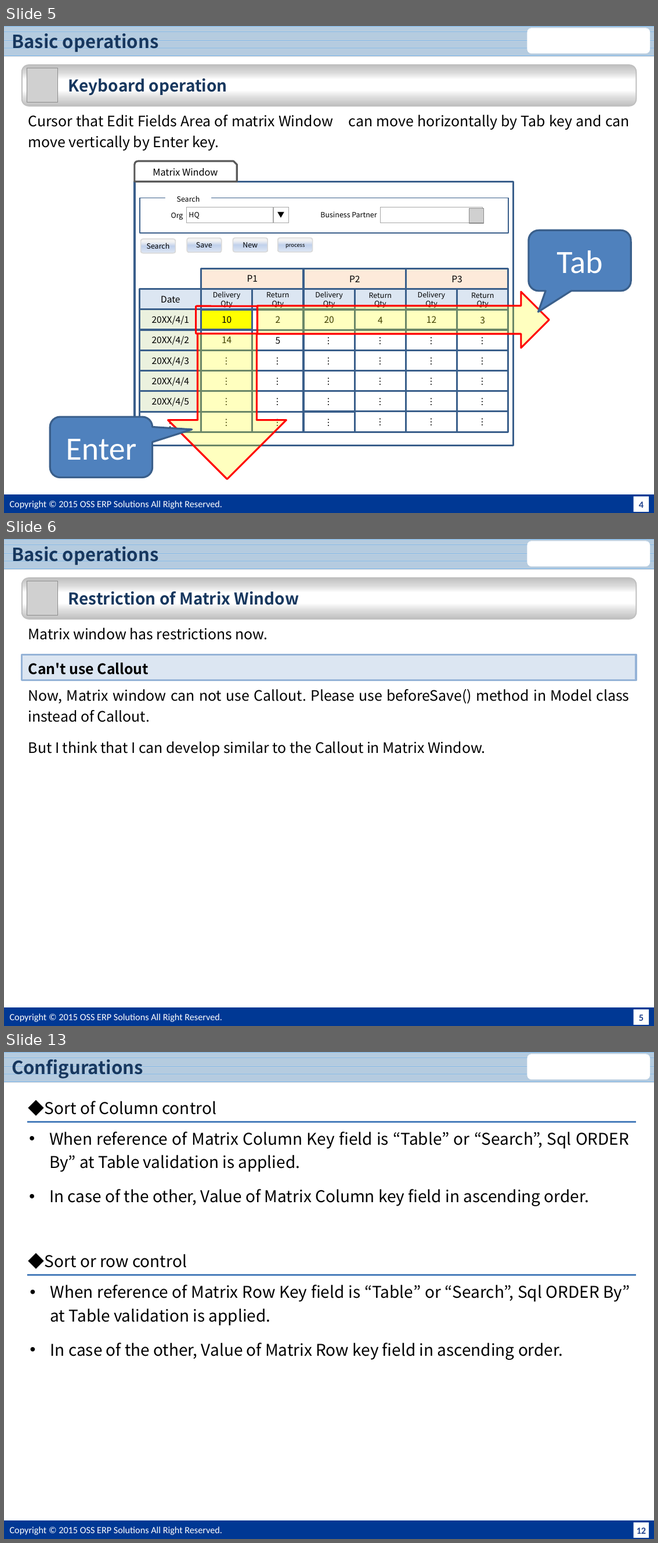
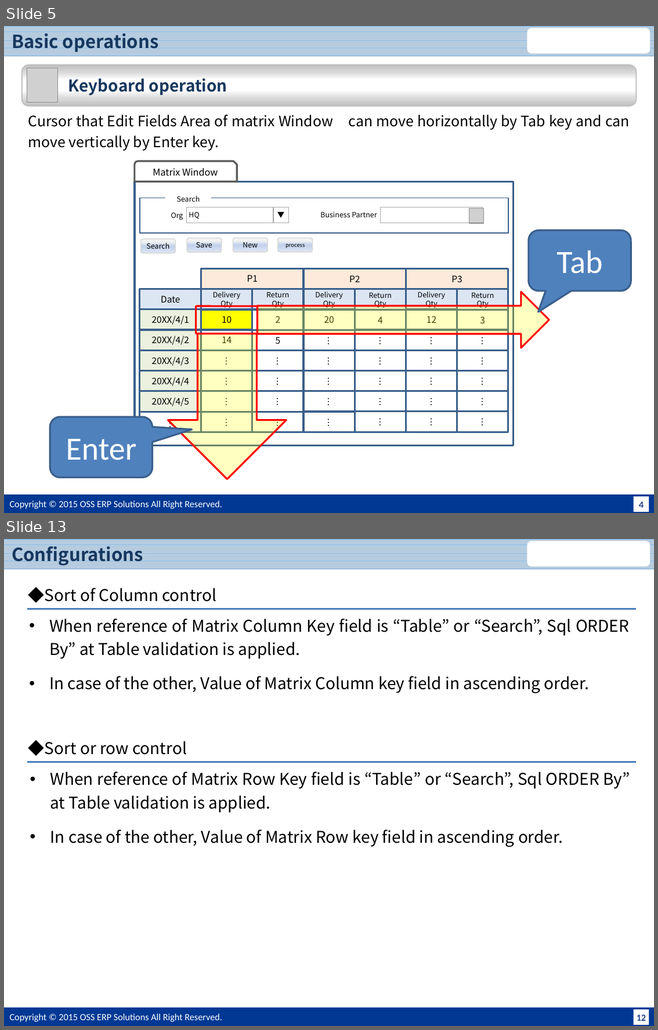
Before and after one commit to JPiere/jpiere.plugin.webui.matrixwindow, a slide deck: Doc/JPIERE-0098_MatrixWindow.pptx. Shown one above the other, each under a label of ours: slides 5, 6 and 13 before the commit, slides 5 and 13 after it; the slides between them are not shown. The pictures are 658x1543 and 658x1030 pixels, drawn with LibreOffice and Linux fonts; fonts in the diff are those of the drawing; grey boxes stand for pictures; background and template pictures are left out. Boxes give left, top, right and bottom in pixels: in the first picture for what was removed or moved away, otherwise in the second. Text is boxed around its words. In the diff, an @@ line names an element or a change of style, - is before the commit and + after.

```diff
--- a/Doc/JPIERE-0098_MatrixWindow.pptx
+++ b/Doc/JPIERE-0098_MatrixWindow.pptx
@@ slide 6 removed at (x1=4, y1=539, x2=654, y2=1026), background #FFFFFF; not listed: 5 template elements that a slide beside it also shows @@
@@ title removed at (x1=12, y1=542, x2=159, y2=566) @@
-Basic operations
@@ rounded rectangle removed at (x1=22, y1=578, x2=636, y2=619) @@
-Restriction of Matrix Window
@@ picture removed at (x1=27, y1=581, x2=57, y2=615) @@
@@ text removed at (x1=28, y1=628, x2=268, y2=640) @@
-Matrix window has restrictions now.
@@ rectangle removed at (x1=22, y1=654, x2=636, y2=680) @@
-Can't use Callout
@@ text removed at (x1=28, y1=689, x2=629, y2=756) @@
-Now, Matrix window can not use Callout. Please use beforeSave() method in Model class instead of Callout.
-But I think that I can develop similar to the Callout in Matrix Window.
```
Also in this commit, not shown: 5 slides changed, 4 slides added, 4 other slides removed, 4 other files.
